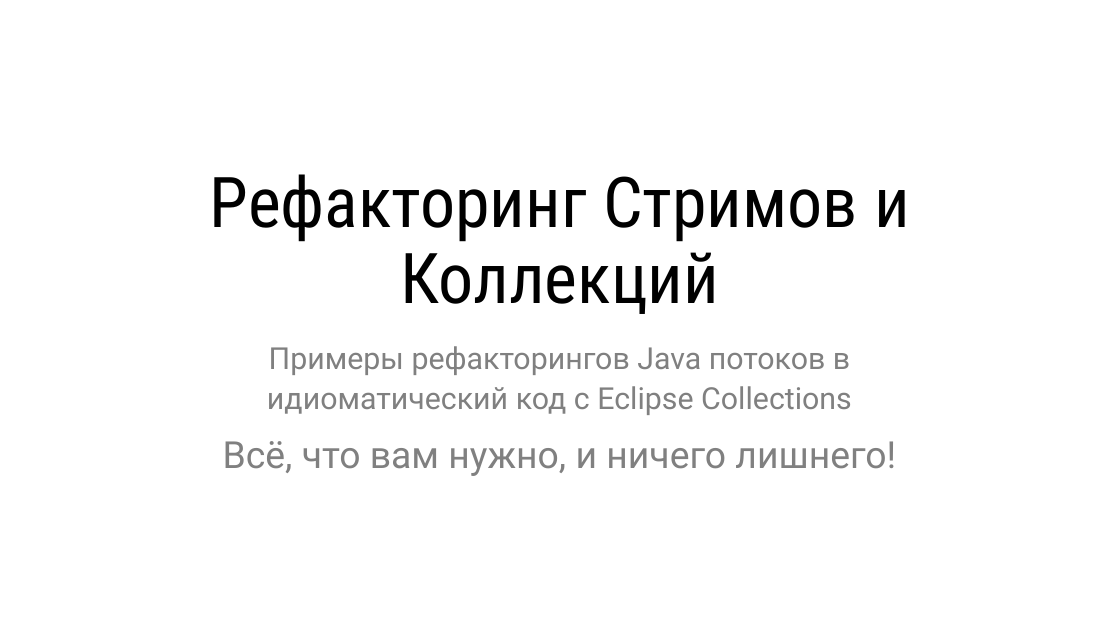
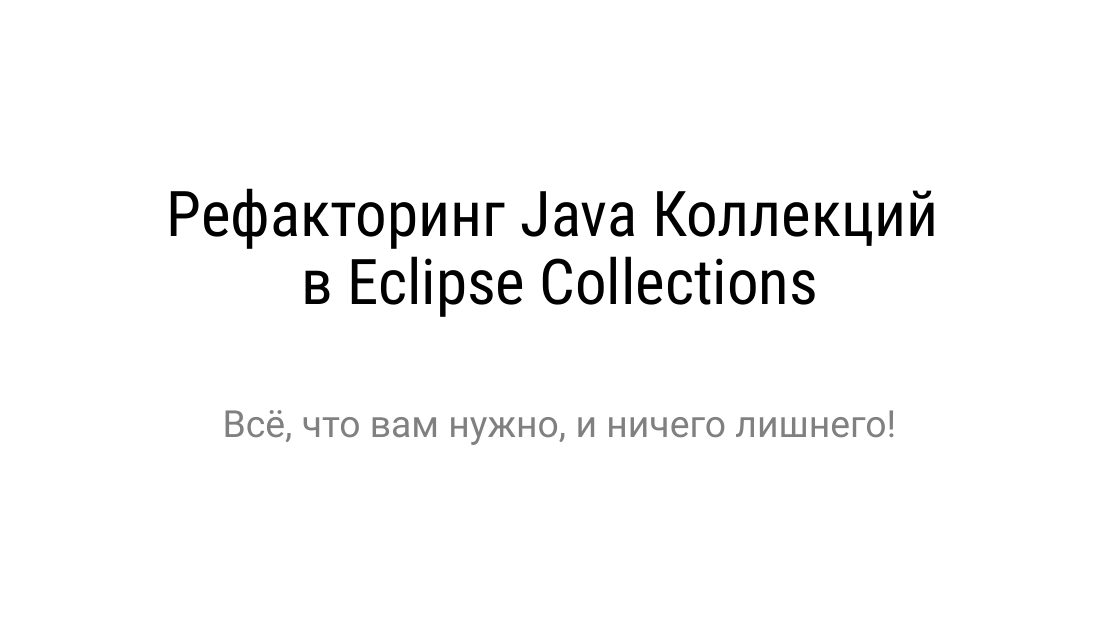
Before and after one commit to vmzakharov/refactor-to-ec, a slide deck: slide 1 of docs/RefactorToEcIntro_ru.pptx. Drawn at 1120x630 pixels with LibreOffice and Linux fonts; fonts in the diff are those of the drawing. Boxes give left, top, right and bottom in pixels: in the first picture for what was removed or moved away, otherwise in the second. Text is boxed around its words. In the diff, an @@ line names an element or a change of style, - is before the commit and + after.

```diff
--- a/docs/RefactorToEcIntro_ru.pptx
+++ b/docs/RefactorToEcIntro_ru.pptx
@@ title at bbox=[166, 188, 939, 317]: text changed; size 60 to 54 pt @@
-Рефакторинг Стримов и Коллекций
+Рефакторинг Java Коллекций в Eclipse Collections
@@ subtitle "Всё, что вам нужно, и ..." at bbox=[223, 410, 896, 445]: line spacing 1.1 to 1.2 @@
@@ subtitle at bbox=[267, 346, 852, 415]: paragraph removed @@
-Примеры рефакторингов Java потоков в идиоматический код с Eclipse Collections
```
Also in this commit, not shown: 3 other files.
